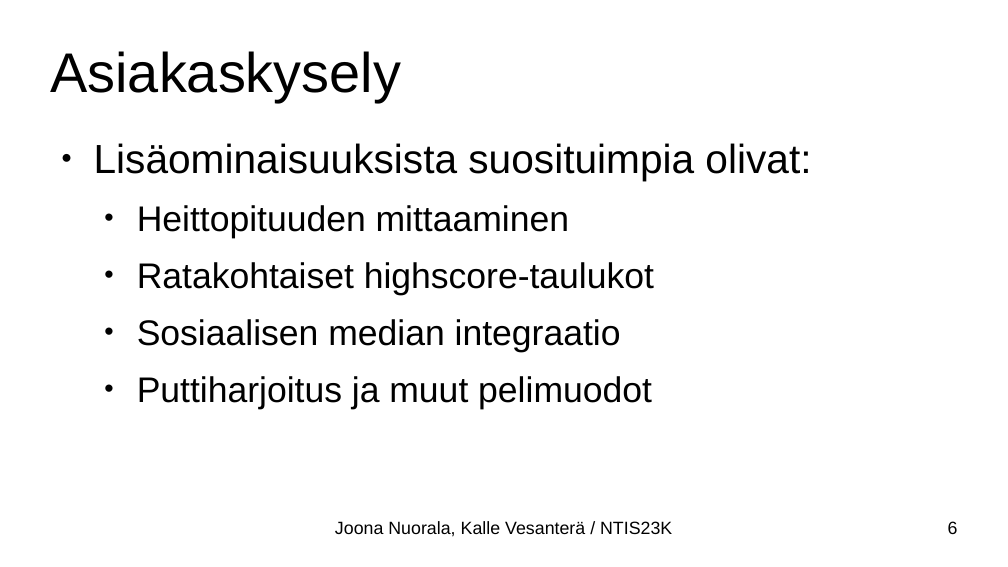
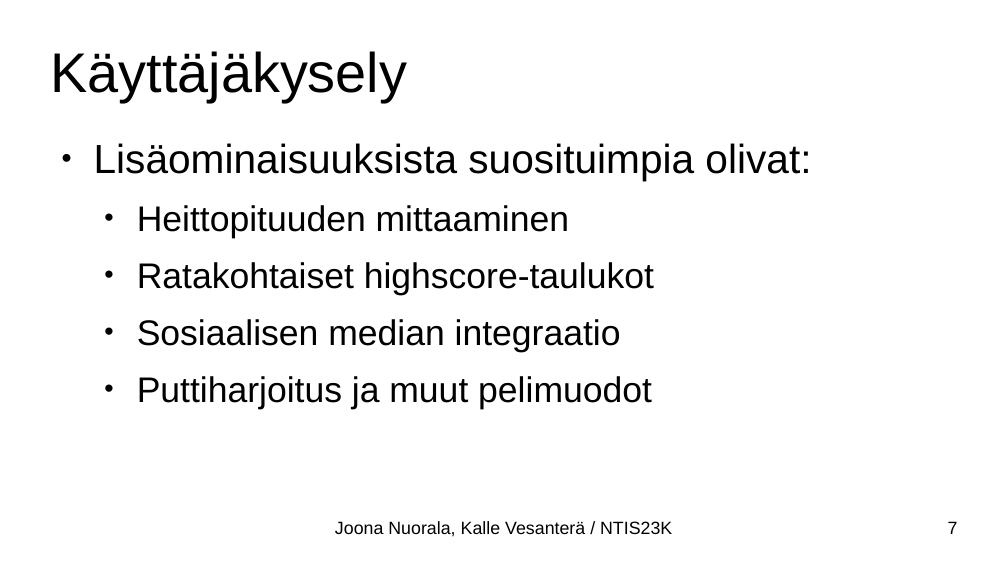
Before and after one commit to Kabskibs/centria_ohjelmistotuotanto, a slide deck: slide 7 of esitys/esitys_wip.odp (slide 6 before the commit). Drawn at 1008x567 pixels with LibreOffice and Linux fonts; fonts in the diff are those of the drawing. Boxes give left, top, right and bottom in pixels: in the first picture for what was removed or moved away, otherwise in the second. Text is boxed around its words. In the diff, an @@ line names an element or a change of style, - is before the commit and + after.

```diff
--- a/esitys/esitys_wip.odp
+++ b/esitys/esitys_wip.odp
@@ title at (x1=50, y1=51, x2=407, y2=102): text changed @@
-Asiakaskysely
+Käyttäjäkysely
@@ page number at (x1=948, y1=521, x2=958, y2=534): text changed @@
-6
+7
```
Also in this commit, not shown: 5 other slides changed, 4 slides added, 2 other files.
